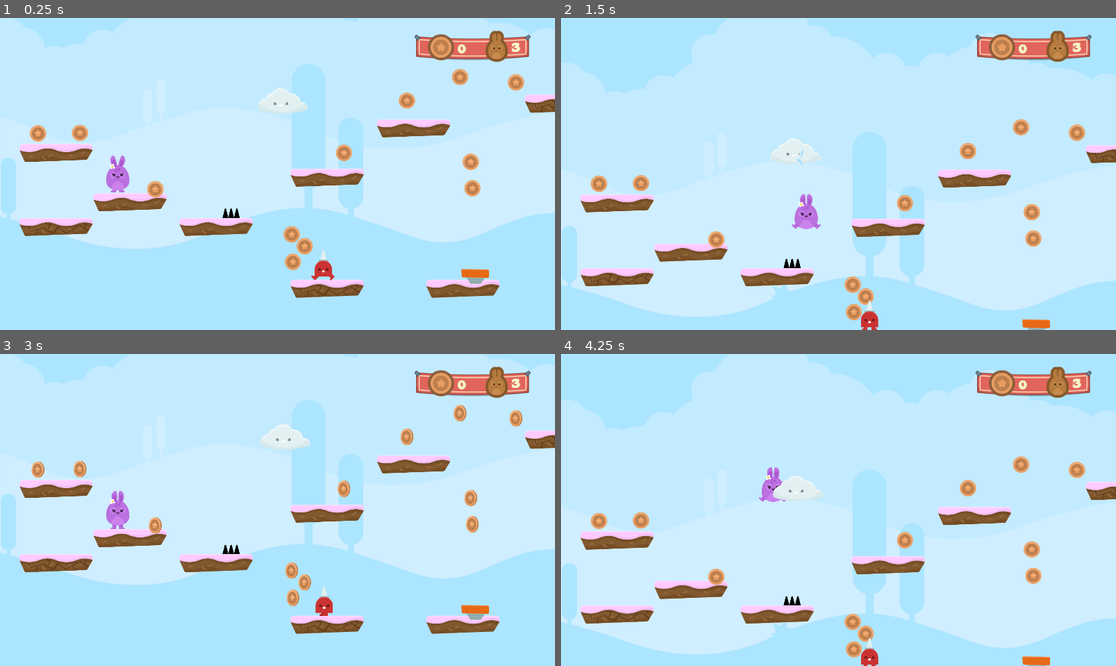
Above: before the commit, frames 1-4 (two rows, left to right).
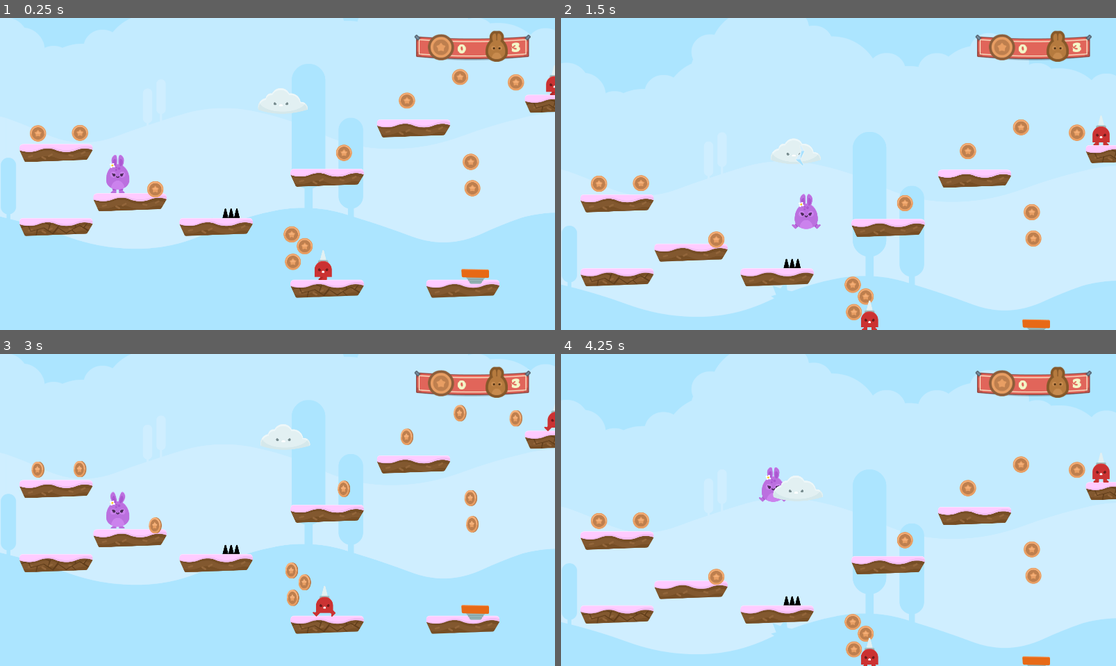
Above: after the commit, the same moments.

Repository: DiscoveringGodot/3_Hoppy_Days
Game: Godot game, scene res://Level 1.tscn
The game is run twice, just before and just after one commit, with the same random seed, the same clock (stepped at 60 frames per second) and the same inputs.
Inputs:
- Up to frame 1 (0.25 s): no input
- Up to frame 2 (1.5 s): hold Up (ui_up) 0.53-1.28 s; hold Right (ui_right) from 0.53 s (still down); tap Up (ui_up) at 1.35 s
- Up to frame 3 (3 s): tap Up (ui_up) at 1.52, 1.82 s; release Right (ui_right) at 2.03 s; hold Left (ui_left) 2.03-2.75 s; hold Up (ui_up) 2.03-2.75 s; click "Again!" at 2.75 s
- Up to frame 4 (4.25 s): hold Right (ui_right) from 3.53 s (still down); tap Up (ui_up) at 3.6, 3.77, 4.07 s

The runs differ from the first frame. In frame 1, 0.2% of the frame differs, in the area x 19-100%, y 15-85%; in frame 2, 0.2%; in frame 3, 0.2%, in the area x 19-100%, y 16-85%; in frame 4, 0.2%.

Commit message:
removed FRICTION (wasn't really noticeable) refactored run()

Diff:
--- a/Level 1.tscn
+++ b/Level 1.tscn
@@ -9,6 +9,49 @@
 [ext_resource path="res://NPCs/NPC_SpkieMan.tscn" type="PackedScene" id=7]
 [ext_resource path="res://JumpPad.tscn" type="PackedScene" id=8]
 [ext_resource path="res://Portal.tscn" type="PackedScene" id=9]
+
+[sub_resource type="Animation" id=1]
+
+resource_name = "Spikeman"
+length = 6.0
+loop = true
+step = 0.1
+tracks/0/type = "value"
+tracks/0/path = NodePath("Area2D/AnimatedSprite:flip_h")
+tracks/0/interp = 1
+tracks/0/loop_wrap = true
+tracks/0/imported = false
+tracks/0/enabled = true
+tracks/0/keys = {
+"times": PoolRealArray( 0, 1.9, 2, 5, 6 ),
+"transitions": PoolRealArray( 1, 1, 1, 1, 1 ),
+"update": 1,
+"values": [ true, true, false, true, true ]
+}
+tracks/1/type = "value"
+tracks/1/path = NodePath("Area2D:position")
+tracks/1/interp = 1
+tracks/1/loop_wrap = true
+tracks/1/imported = false
+tracks/1/enabled = true
+tracks/1/keys = {
+"times": PoolRealArray( 0, 1, 2, 4, 5 ),
+"transitions": PoolRealArray( 1, 1, 1, 1, 1 ),
+"update": 0,
+"values": [ Vector2( 0, 0 ), Vector2( -100, 0 ), Vector2( -100, 0 ), Vector2( 100, 0 ), Vector2( 100, 0 ) ]
+}
+tracks/2/type = "value"
+tracks/2/path = NodePath("Area2D/AnimatedSprite:animation")
+tracks/2/interp = 1
+tracks/2/loop_wrap = true
+tracks/2/imported = false
+tracks/2/enabled = true
+tracks/2/keys = {
+"times": PoolRealArray( 0, 1, 2, 4, 5 ),
+"transitions": PoolRealArray( 1, 1, 1, 1, 1 ),
+"update": 1,
+"values": [ "walk", "stand", "walk", "stand", "walk" ]
+}
 
 [node name="Level 1" type="Node2D" index="0"]
 
@@ -222,9 +265,29 @@
 
 position = Vector2( 1600.45, 755.259 )
 
+[node name="Area2D" parent="NPCs/NPC_SpkieMan" index="0"]
+
+editor/display_folded = true
+
 [node name="AnimatedSprite" parent="NPCs/NPC_SpkieMan/Area2D" index="1"]
 
-frame = 1
+frame = 0
+
+[node name="NPC_SpkieMan2" parent="NPCs" index="3" instance=ExtResource( 7 )]
+
+position = Vector2( 2802.8, -206 )
+
+[node name="Area2D" parent="NPCs/NPC_SpkieMan2" index="0"]
+
+editor/display_folded = true
+
+[node name="AnimatedSprite" parent="NPCs/NPC_SpkieMan2/Area2D" index="1"]
+
+frame = 0
+
+[node name="AnimationPlayer" parent="NPCs/NPC_SpkieMan2" index="1"]
+
+anims/Spikeman = SubResource( 1 )
 
 [node name="JumpPads" type="Node2D" parent="." index="5"]
 
@@ -244,12 +307,6 @@
 
 position = Vector2( 7331.85, -95.6841 )
 
-[connection signal="coin_up" from="Player" to="Player/Camera2D" method="_on_Player_coin_up"]
-
-[connection signal="life_down" from="Player" to="Player/Camera2D" method="_on_Player_life_down"]
-
-[connection signal="life_up" from="Player" to="Player/Camera2D" method="_on_Player_life_up"]
-
 [connection signal="body_shape_entered" from="Spikes/SpikesTop" to="Player" method="take_damage"]
 
 [connection signal="Coin_Pickup" from="Coins/Coin" to="Player" method="_on_Coin_Coin_Pickup"]
@@ -330,6 +387,8 @@
 
 [connection signal="body_shape_entered" from="NPCs/NPC_SpkieMan/Area2D" to="Player" method="take_damage"]
 
+[connection signal="body_shape_entered" from="NPCs/NPC_SpkieMan2/Area2D" to="Player" method="take_damage"]
+
 [connection signal="body_shape_entered" from="JumpPads/JumpPad" to="Player" method="_on_JumpPad_body_shape_entered"]
 
 [connection signal="body_shape_entered" from="JumpPads/JumpPad2" to="Player" method="_on_JumpPad_body_shape_entered"]
@@ -338,3 +397,4 @@
 
 
 [editable path="NPCs/NPC_SpkieMan"]
+[editable path="NPCs/NPC_SpkieMan2"]
--- a/Player.tscn
+++ b/Player.tscn
@@ -1,12 +1,12 @@
 [gd_scene load_steps=13 format=2]
 
 [ext_resource path="res://scripts/Player.gd" type="Script" id=1]
-[ext_resource path="res://gfx/PNG/Players/bunny2_ready.png" type="Texture" id=2]
-[ext_resource path="res://gfx/PNG/Players/bunny2_stand.png" type="Texture" id=3]
-[ext_resource path="res://gfx/PNG/Players/bunny2_hurt.png" type="Texture" id=4]
-[ext_resource path="res://gfx/PNG/Players/bunny2_jump.png" type="Texture" id=5]
-[ext_resource path="res://gfx/PNG/Players/bunny2_walk1.png" type="Texture" id=6]
-[ext_resource path="res://gfx/PNG/Players/bunny2_walk2.png" type="Texture" id=7]
+[ext_resource path="res://gfx/PNG/Players/bunny2_hurt.png" type="Texture" id=2]
+[ext_resource path="res://gfx/PNG/Players/bunny2_jump.png" type="Texture" id=3]
+[ext_resource path="res://gfx/PNG/Players/bunny2_walk1.png" type="Texture" id=4]
+[ext_resource path="res://gfx/PNG/Players/bunny2_walk2.png" type="Texture" id=5]
+[ext_resource path="res://gfx/PNG/Players/bunny2_ready.png" type="Texture" id=6]
+[ext_resource path="res://gfx/PNG/Players/bunny2_stand.png" type="Texture" id=7]
 [ext_resource path="res://sound/coin_SFX.wav" type="AudioStream" id=8]
 [ext_resource path="res://sound/jump1.ogg" type="AudioStream" id=9]
 [ext_resource path="res://sound/lose5.ogg" type="AudioStream" id=10]
@@ -14,25 +14,25 @@
 [sub_resource type="SpriteFrames" id=1]
 
 animations = [ {
-"frames": [ ExtResource( 2 ), ExtResource( 3 ) ],
-"loop": true,
-"name": "idle",
-"speed": 5.0
-}, {
-"frames": [ ExtResource( 4 ) ],
+"frames": [ ExtResource( 2 ) ],
 "loop": true,
 "name": "hurt",
 "speed": 5.0
 }, {
-"frames": [ ExtResource( 5 ) ],
+"frames": [ ExtResource( 3 ) ],
 "loop": true,
 "name": "jump",
 "speed": 5.0
 }, {
-"frames": [ ExtResource( 6 ), ExtResource( 7 ) ],
+"frames": [ ExtResource( 4 ), ExtResource( 5 ) ],
 "loop": true,
 "name": "walk",
 "speed": 15.0
+}, {
+"frames": [ ExtResource( 6 ), ExtResource( 7 ) ],
+"loop": true,
+"name": "idle",
+"speed": 5.0
 } ]
 
 [sub_resource type="CapsuleShape2D" id=2]
@@ -54,7 +54,6 @@
 
 frames = SubResource( 1 )
 animation = "idle"
-frame = 1
 playing = true
 
 [node name="CollisionShape2D" type="CollisionShape2D" parent="." index="1"]
@@ -64,15 +63,13 @@
 shape = SubResource( 2 )
 _sections_unfolded = [ "Transform" ]
 
-[node name="Coin_sfx" type="AudioStreamPlayer2D" parent="." index="2"]
+[node name="Coin_sfx" type="AudioStreamPlayer" parent="." index="2"]
 
 stream = ExtResource( 8 )
-volume_db = 0.0
+volume_db = -5.0
 autoplay = false
-max_distance = 2000.0
-attenuation = 1.0
+mix_target = 0
 bus = "Master"
-area_mask = 1
 
 [node name="CollisionRay" type="RayCast2D" parent="." index="3"]
 
@@ -80,16 +77,9 @@
 enabled = true
 exclude_parent = true
 cast_to = Vector2( 0, 50 )
-collision_mask = 3
+collision_mask = 15
 
-[node name="HeadRay" type="RayCast2D" parent="." index="4"]
-
-enabled = true
-exclude_parent = true
-cast_to = Vector2( 0, -100 )
-collision_mask = 3
-
-[node name="Jump_sfx" type="AudioStreamPlayer" parent="." index="5"]
+[node name="Jump_sfx" type="AudioStreamPlayer" parent="." index="4"]
 
 stream = ExtResource( 9 )
 volume_db = -5.0
@@ -97,7 +87,7 @@
 mix_target = 0
 bus = "Master"
 
-[node name="Pain_sfx" type="AudioStreamPlayer" parent="." index="6"]
+[node name="Pain_sfx" type="AudioStreamPlayer" parent="." index="5"]
 
 stream = ExtResource( 10 )
 volume_db = -5.0
--- a/scripts/Player.gd
+++ b/scripts/Player.gd
@@ -2,10 +2,10 @@
 
 const SPEED = 700
 const GRAVITY = 40
-const FRICTION = 0.25
 const JUMP_HEIGHT = -1750
 const JUMP_BOOST = 2
 var motion = Vector2()
+var input = 0.0
 var current_animation = "idle"
 var coin_count = 0
 var coin_target = 20 #how many coins for an extra life?
@@ -26,29 +26,29 @@
 		_end_game()
 
 func fall():
-	if is_on_floor() == false || $HeadRay.is_colliding():
+	if is_on_floor() == false:
 		motion.y += GRAVITY
 	else:
 		motion.y = 0
 
 func run():
-	if Input.is_action_pressed("ui_right"):
-		motion.x = SPEED
+	input = float(Input.is_action_pressed("ui_right")) - float(Input.is_action_pressed("ui_left"))
+	if input == 0:
+		current_animation = "idle"
+	elif input >0:
+		$Animation.flip_h = false
 		current_animation = "walk"
-		$Animation.flip_h = false
-	elif Input.is_action_pressed("ui_left"):
-		motion.x = -SPEED
+	else:
+		$Animation.flip_h = true
 		current_animation = "walk"
-		$Animation.flip_h = true
-	else:
-		motion.x = lerp (motion.x, 0, FRICTION)
-		current_animation = "idle"
+
+	motion.x = SPEED*input
 
 func jump():
 	if is_on_floor() == true:
-		if Input.is_action_pressed("ui_up"):
-			motion.y = JUMP_HEIGHT
-			$Jump_sfx.play()
+			if Input.is_action_pressed("ui_up"):
+				motion.y = JUMP_HEIGHT
+				$Jump_sfx.play()
 
 func check_for_ground():
 	if not $CollisionRay.is_colliding():
Not shown: 1 places in Level 1.tscn that only renumber resources
Not shown, added: export_presets.cfg
